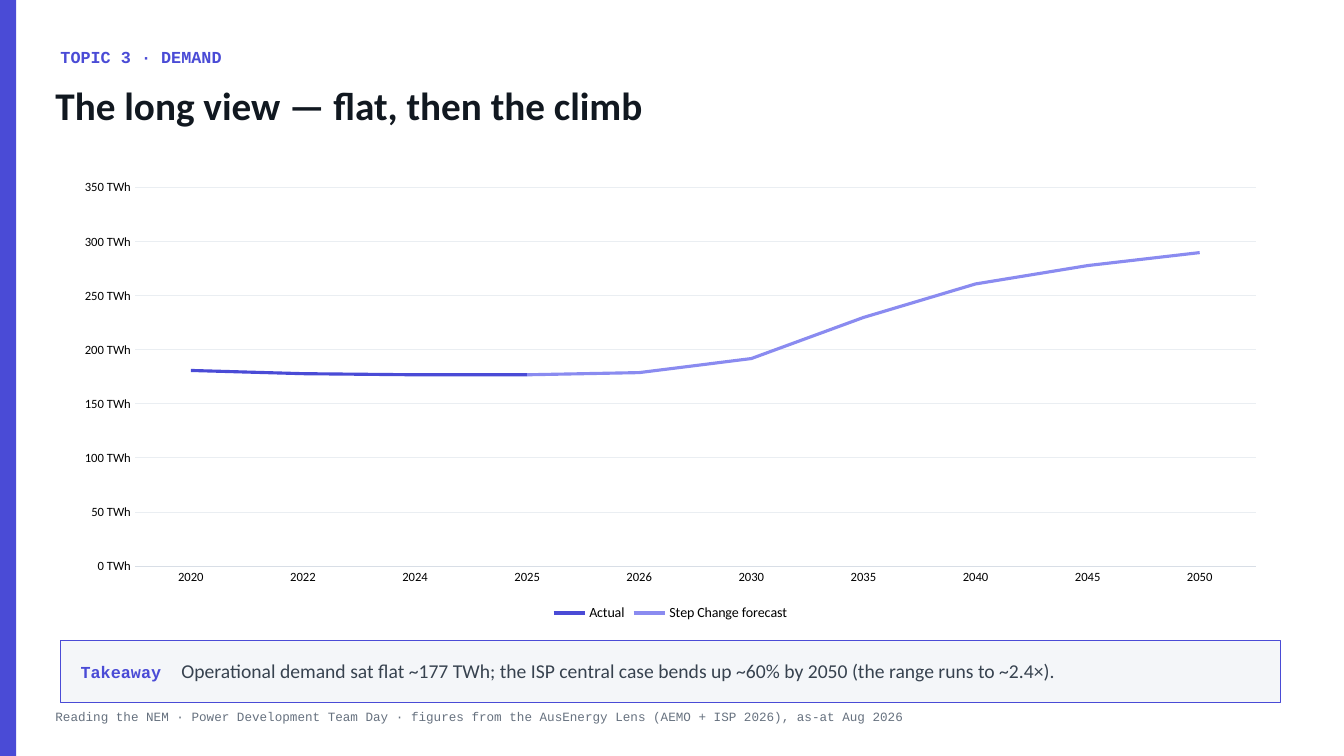
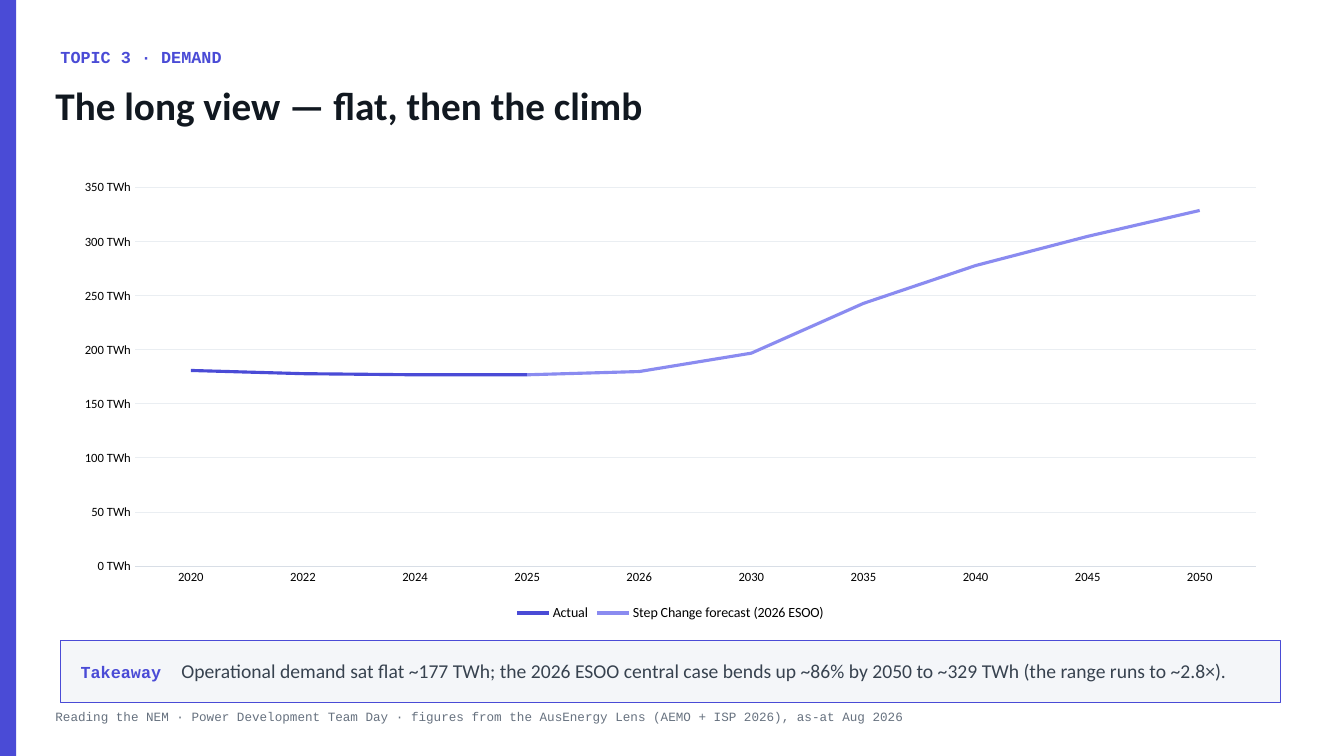
Before and after one commit to Travis-coder712/studio, a slide deck: slide 15 of nem-team-day/Reading-the-NEM-Team-Day.pptx. Drawn at 1344x756 pixels with LibreOffice and Linux fonts; fonts in the diff are those of the drawing. Boxes give left, top, right and bottom in pixels: in the first picture for what was removed or moved away, otherwise in the second. Text is boxed around its words. In the diff, an @@ line names an element or a change of style, - is before the commit and + after.

```diff
--- a/nem-team-day/Reading-the-NEM-Team-Day.pptx
+++ b/nem-team-day/Reading-the-NEM-Team-Day.pptx
@@ line chart at [60,171,1280,625] @@
-Actual: 181, 178, 177, 177, -, -, -, -, -, -
+Actual: 180, 180, 180, 180, -, -, -, -, -, -
-Step Change forecast: -, -, -, 177, 179, 192, 230, 261, 278, 290
+Step Change forecast (2026 ESOO): -, -, -, 180, 180, 200, 240, 280, 300, 330
@@ text at [81,664,1226,682]: text changed @@
-Takeaway Operational demand sat flat ~177 TWh; the ISP central case bends up ~60% by 2050 (the range runs to ~2.4×).
+Takeaway Operational demand sat flat ~177 TWh; the 2026 ESOO central case bends up ~86% by 2050 to ~329 TWh (the range runs to ~2.8×).
```
Also in this commit, not shown: 3 other slides changed.
